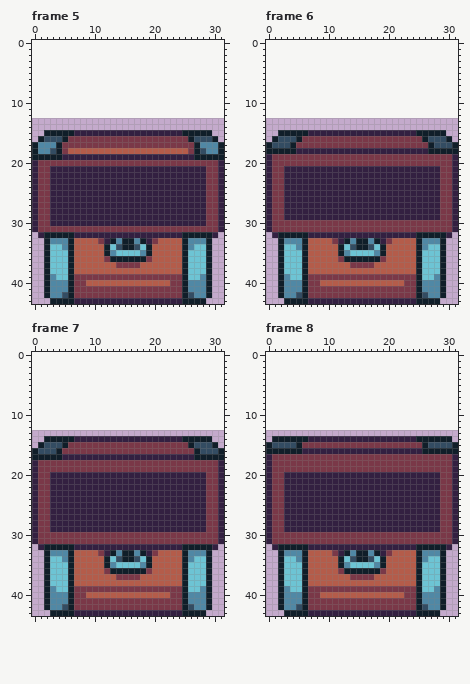
Two versions of one pixel-art file, images/tiles/chest/accessoryChestOpening.aseprite. Above is the file before it was changed.
32x31 pixels, 26 frames. Shown: frame 5, frame 6, frame 7, frame 8. The old version is drawn lined up with the new one, on the new canvas. The commit also changed other frames, which this record leaves out.
Now the later version:
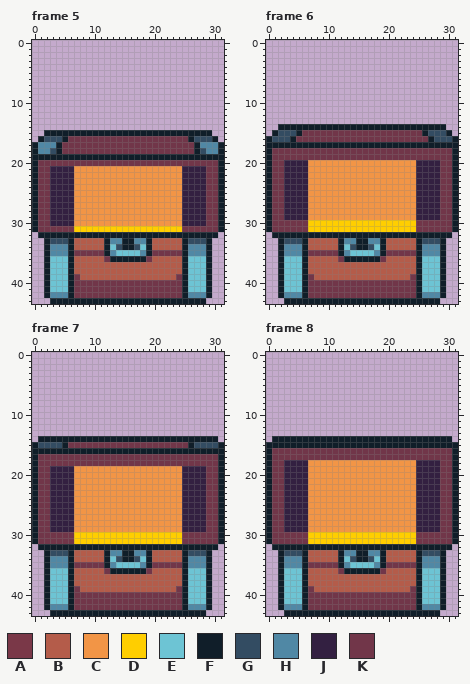
Palette (. is transparent): A #7a3848  B #b45c4a  C #f29546  D #ffce00  E #6dc4d4  F #101e29  G #334c62  H #5088a5  J #332041  K #713649
The exact change:
canvas 32x31 -> 32x44, the old top-left corner now at 0,13
Frame 5:
y 15: x 7..24 JJJJJJJJJJJJJJJJJJ -> FFFFFFFFFFFFFFFFFF
y 16: x 6..25 AAAAAAAAAAAAAAAAAAAA -> KKKKKKKKKKKKKKKKKKKK
y 17: x 5..26 AAAAAAAAAAAAAAAAAAAAAA -> KKKKKKKKKKKKKKKKKKKKKK
y 18: x 5..26 ABBBBBBBBBBBBBBBBBBBBA -> KKKKKKKKKKKKKKKKKKKKKK
y 19: x 5..26 JJJJJJJJJJJJJJJJJJJJJJ -> FFFFFFFFFFFFFFFFFFFFFF
y 20: x 0..31 JAAAAAAAAAAAAAAAAAAAAAAAAAAAAAAJ -> FKKKKKKKKKKKKKKKKKKKKKKKKKKKKKKF
y 21..30: x 0..2 JAA -> FKK; x 7..24 JJJJJJJJJJJJJJJJJJ -> CCCCCCCCCCCCCCCCCC; x 29..31 AAJ -> KKF
y 31: x 0..31 JAAAAAAAAAAAAAAAAAAAAAAAAAAAAAAJ -> FKKKKKKDDDDDDDDDDDDDDDDDDKKKKKKF
y 32: x 1 J -> F; x 7..24 JJJJJJJJJJJJJJJJJJ -> FFFFFFFFFFFFFFFFFF; x 30 J -> F
y 33: x 3..5 HHH -> GGG; x 11..13 AJF -> BFH; x 18..20 FJA -> HFB; x 26..28 HHH -> GGG
y 34: x 3..4 EE -> HH; x 27..28 EE -> HH
y 35: x 3..5 EEE -> HHH; x 7..11 BBBBB -> KKKKK; x 20..24 BBBBB -> KKKKK; x 26..28 EEE -> HHH
y 36: x 12 A -> K; x 19 A -> K
y 37: x 14..17 AAAA -> BBBB
y 39: x 3 H -> E; x 7..24 AAAAAAAAAAAAAAAAAA -> KBBBBBBBBBBBBBBBBK; x 28 H -> E
y 40: x 3..5 HHH -> EEE; x 7..24 AABBBBBBBBBBBBBBAA -> KKKKKKKKKKKKKKKKKK; x 26..28 HHH -> EEE
y 41: x 3..5 HHH -> EEE; x 7..24 AAAAAAAAAAAAAAAAAA -> KKKKKKKKKKKKKKKKKK; x 26..28 HHH -> EEE
y 42: x 5 G -> H; x 7..24 AAAAAAAAAAAAAAAAAA -> KKKKKKKKKKKKKKKKKK; x 26 G -> H
y 43: x 7..24 JJJJJJJJJJJJJJJJJJ -> FFFFFFFFFFFFFFFFFF
Frame 6:
y 14: x 2..29 ............................ -> FFFFFFFFFFFFFFFFFFFFFFFFFFFF
y 15: x 1..4 .FFF -> FGGG; x 6..25 FJJJJJJJJJJJJJJJJJJF -> KKKKKKKKKKKKKKKKKKKK; x 27..30 FFF. -> GGGF
y 16: x 0..1 .F -> FG; x 4..27 GFAAAAAAAAAAAAAAAAAAAAFG -> FKKKKKKKKKKKKKKKKKKKKKKF; x 30..31 F. -> GF
y 17: x 1..3 GGG -> FFF; x 5..26 AAAAAAAAAAAAAAAAAAAAAA -> FFFFFFFFFFFFFFFFFFFFFF; x 28..30 GGG -> FFF
y 18: x 1..30 FFFFJJJJJJJJJJJJJJJJJJJJJJFFFF -> KKKKKKKKKKKKKKKKKKKKKKKKKKKKKK
y 19: x 0..31 JAAAAAAAAAAAAAAAAAAAAAAAAAAAAAAJ -> FKKKKKKKKKKKKKKKKKKKKKKKKKKKKKKF
y 20: x 0..31 JAAAAAAAAAAAAAAAAAAAAAAAAAAAAAAJ -> FKKJJJJCCCCCCCCCCCCCCCCCCJJJJKKF
y 21..29: x 0..2 JAA -> FKK; x 7..24 JJJJJJJJJJJJJJJJJJ -> CCCCCCCCCCCCCCCCCC; x 29..31 AAJ -> KKF
y 30..31: x 0..31 JAAAAAAAAAAAAAAAAAAAAAAAAAAAAAAJ -> FKKKKKKDDDDDDDDDDDDDDDDDDKKKKKKF
y 32: x 1 J -> F; x 7..24 JJJJJJJJJJJJJJJJJJ -> FFFFFFFFFFFFFFFFFF; x 30 J -> F
y 33: x 3..5 HHH -> GGG; x 11..13 AJF -> BFH; x 18..20 FJA -> HFB; x 26..28 HHH -> GGG
y 34: x 3..4 EE -> HH; x 27..28 EE -> HH
y 35: x 3..5 EEE -> HHH; x 7..11 BBBBB -> KKKKK; x 20..24 BBBBB -> KKKKK; x 26..28 EEE -> HHH
y 36: x 12 A -> K; x 19 A -> K
y 37: x 14..17 AAAA -> BBBB
y 39: x 3 H -> E; x 7..24 AAAAAAAAAAAAAAAAAA -> KBBBBBBBBBBBBBBBBK; x 28 H -> E
y 40: x 3..5 HHH -> EEE; x 7..24 AABBBBBBBBBBBBBBAA -> KKKKKKKKKKKKKKKKKK; x 26..28 HHH -> EEE
y 41: x 3..5 HHH -> EEE; x 7..24 AAAAAAAAAAAAAAAAAA -> KKKKKKKKKKKKKKKKKK; x 26..28 HHH -> EEE
y 42: x 5 G -> H; x 7..24 AAAAAAAAAAAAAAAAAA -> KKKKKKKKKKKKKKKKKK; x 26 G -> H
y 43: x 7..24 JJJJJJJJJJJJJJJJJJ -> FFFFFFFFFFFFFFFFFF
Frame 7:
y 14: x 1 . -> F; x 7..24 JJJJJJJJJJJJJJJJJJ -> FFFFFFFFFFFFFFFFFF; x 30 . -> F
y 15: x 0..1 .F -> FG; x 6..25 AAAAAAAAAAAAAAAAAAAA -> KKKKKKKKKKKKKKKKKKKK; x 30..31 F. -> GF
y 16: x 1..3 GGG -> FFF; x 5..26 AAAAAAAAAAAAAAAAAAAAAA -> FFFFFFFFFFFFFFFFFFFFFF; x 28..30 GGG -> FFF
y 17: x 1..30 FFFFJJJJJJJJJJJJJJJJJJJJJJFFFF -> KKKKKKKKKKKKKKKKKKKKKKKKKKKKKK
y 18: x 0..31 JAAAAAAAAAAAAAAAAAAAAAAAAAAAAAAJ -> FKKKKKKKKKKKKKKKKKKKKKKKKKKKKKKF
y 19: x 0..31 JAAAAAAAAAAAAAAAAAAAAAAAAAAAAAAJ -> FKKJJJJCCCCCCCCCCCCCCCCCCJJJJKKF
y 20..29: x 0..2 JAA -> FKK; x 7..24 JJJJJJJJJJJJJJJJJJ -> CCCCCCCCCCCCCCCCCC; x 29..31 AAJ -> KKF
y 30..31: x 0..31 JAAAAAAAAAAAAAAAAAAAAAAAAAAAAAAJ -> FKKKKKKDDDDDDDDDDDDDDDDDDKKKKKKF
y 32: x 1 J -> F; x 7..24 JJJJJJJJJJJJJJJJJJ -> FFFFFFFFFFFFFFFFFF; x 30 J -> F
y 33: x 3..5 HHH -> GGG; x 11..13 AJF -> BFH; x 18..20 FJA -> HFB; x 26..28 HHH -> GGG
y 34: x 3..4 EE -> HH; x 27..28 EE -> HH
y 35: x 3..5 EEE -> HHH; x 7..11 BBBBB -> KKKKK; x 20..24 BBBBB -> KKKKK; x 26..28 EEE -> HHH
y 36: x 12 A -> K; x 19 A -> K
y 37: x 14..17 AAAA -> BBBB
y 39: x 3 H -> E; x 7..24 AAAAAAAAAAAAAAAAAA -> KBBBBBBBBBBBBBBBBK; x 28 H -> E
y 40: x 3..5 HHH -> EEE; x 7..24 AABBBBBBBBBBBBBBAA -> KKKKKKKKKKKKKKKKKK; x 26..28 HHH -> EEE
y 41: x 3..5 HHH -> EEE; x 7..24 AAAAAAAAAAAAAAAAAA -> KKKKKKKKKKKKKKKKKK; x 26..28 HHH -> EEE
y 42: x 5 G -> H; x 7..24 AAAAAAAAAAAAAAAAAA -> KKKKKKKKKKKKKKKKKK; x 26 G -> H
y 43: x 7..24 JJJJJJJJJJJJJJJJJJ -> FFFFFFFFFFFFFFFFFF
Frame 8:
y 14: x 7..24 JJJJJJJJJJJJJJJJJJ -> FFFFFFFFFFFFFFFFFF
y 15: x 1..4 GGGG -> FFFF; x 6..25 AAAAAAAAAAAAAAAAAAAA -> FFFFFFFFFFFFFFFFFFFF; x 27..30 GGGG -> FFFF
y 16: x 1..30 FFFFFJJJJJJJJJJJJJJJJJJJJFFFFF -> KKKKKKKKKKKKKKKKKKKKKKKKKKKKKK
y 17: x 0..31 JAAAAAAAAAAAAAAAAAAAAAAAAAAAAAAJ -> FKKKKKKKKKKKKKKKKKKKKKKKKKKKKKKF
y 18..19: x 0..31 JAAAAAAAAAAAAAAAAAAAAAAAAAAAAAAJ -> FKKJJJJCCCCCCCCCCCCCCCCCCJJJJKKF
y 20..29: x 0..2 JAA -> FKK; x 7..24 JJJJJJJJJJJJJJJJJJ -> CCCCCCCCCCCCCCCCCC; x 29..31 AAJ -> KKF
y 30..31: x 0..31 JAAAAAAAAAAAAAAAAAAAAAAAAAAAAAAJ -> FKKKKKKDDDDDDDDDDDDDDDDDDKKKKKKF
y 32: x 1 J -> F; x 7..24 JJJJJJJJJJJJJJJJJJ -> FFFFFFFFFFFFFFFFFF; x 30 J -> F
y 33: x 3..5 HHH -> GGG; x 11..13 AJF -> BFH; x 18..20 FJA -> HFB; x 26..28 HHH -> GGG
y 34: x 3..4 EE -> HH; x 27..28 EE -> HH
y 35: x 3..5 EEE -> HHH; x 7..11 BBBBB -> KKKKK; x 20..24 BBBBB -> KKKKK; x 26..28 EEE -> HHH
y 36: x 12 A -> K; x 19 A -> K
y 37: x 14..17 AAAA -> BBBB
y 39: x 3 H -> E; x 7..24 AAAAAAAAAAAAAAAAAA -> KBBBBBBBBBBBBBBBBK; x 28 H -> E
y 40: x 3..5 HHH -> EEE; x 7..24 AABBBBBBBBBBBBBBAA -> KKKKKKKKKKKKKKKKKK; x 26..28 HHH -> EEE
y 41: x 3..5 HHH -> EEE; x 7..24 AAAAAAAAAAAAAAAAAA -> KKKKKKKKKKKKKKKKKK; x 26..28 HHH -> EEE
y 42: x 5 G -> H; x 7..24 AAAAAAAAAAAAAAAAAA -> KKKKKKKKKKKKKKKKKK; x 26 G -> H
y 43: x 7..24 JJJJJJJJJJJJJJJJJJ -> FFFFFFFFFFFFFFFFFF
